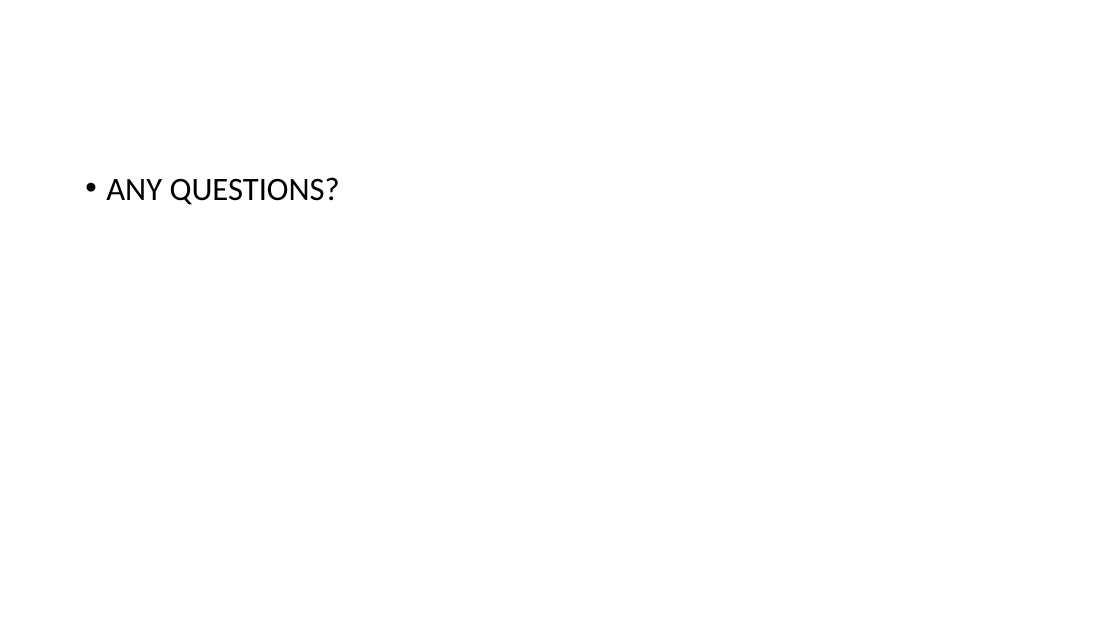
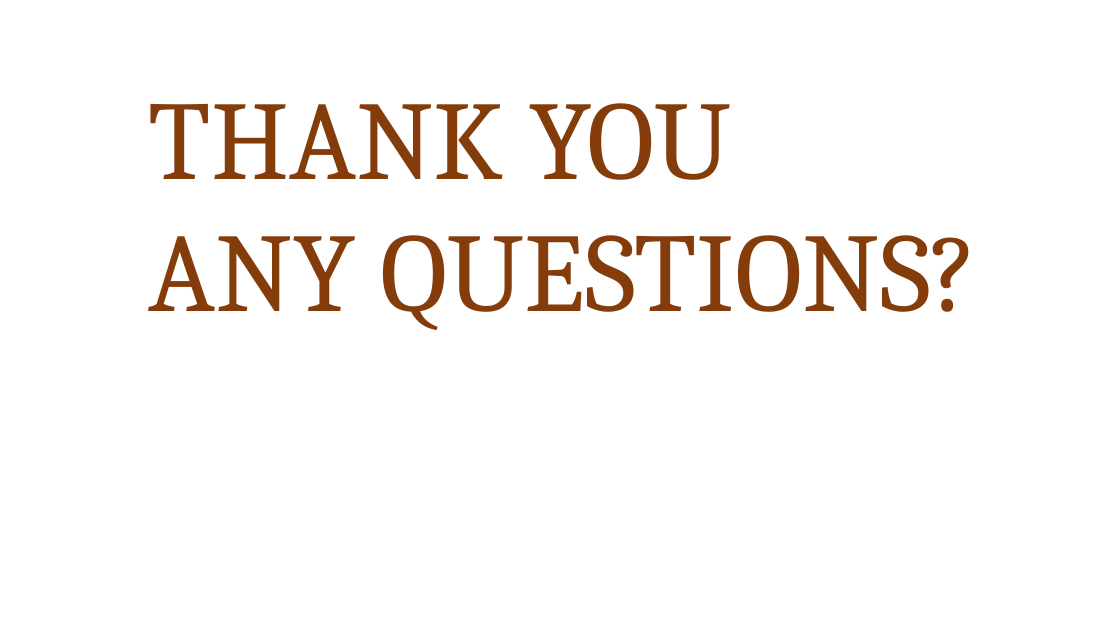
Before and after one commit to Mohamed-Maaz-Rehan/Telecom-Churn-Prediction, a slide deck: slide 8 of STEP (Churning).pptx (slide 9 before the commit). Drawn at 1120x630 pixels with LibreOffice and Linux fonts; fonts in the diff are those of the drawing. Boxes give left, top, right and bottom in pixels: in the first picture for what was removed or moved away, otherwise in the second. Text is boxed around its words. In the diff, an @@ line names an element or a change of style, - is before the commit and + after.

```diff
--- a/STEP (Churning).pptx
+++ b/STEP (Churning).pptx
@@ text "THANK YOU": place and size @@
-text "THANK YOU" at [106, 177, 340, 205]
+text "THANK YOU" at [149, 103, 978, 330]
@@ text at [149, 103, 732, 180]: paragraph added @@
+THANK YOU
@@ text at [149, 235, 978, 330]: size 28 to 96 pt, font Calibri to Cambria, text colour #000000 to #843C0B in "ANY QUESTIONS?"; bullet • to none @@
```
Also in this commit, not shown: 6 other slides changed, 1 slide removed.
